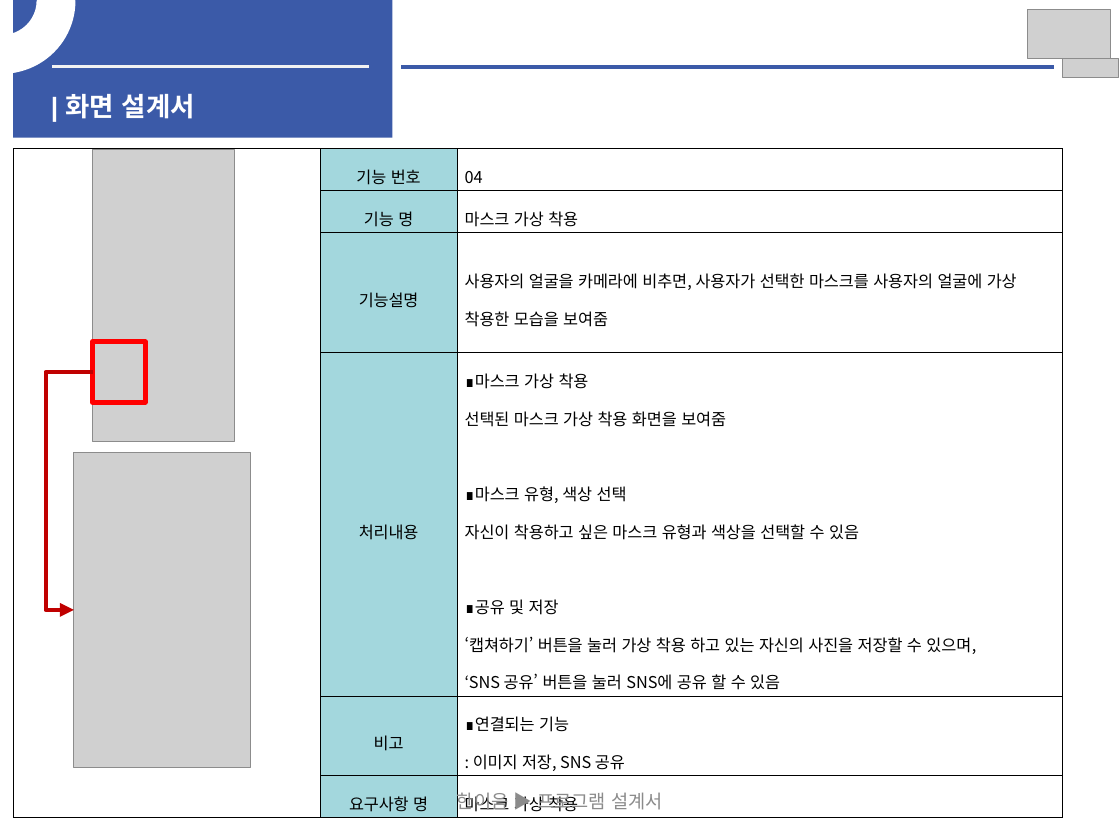
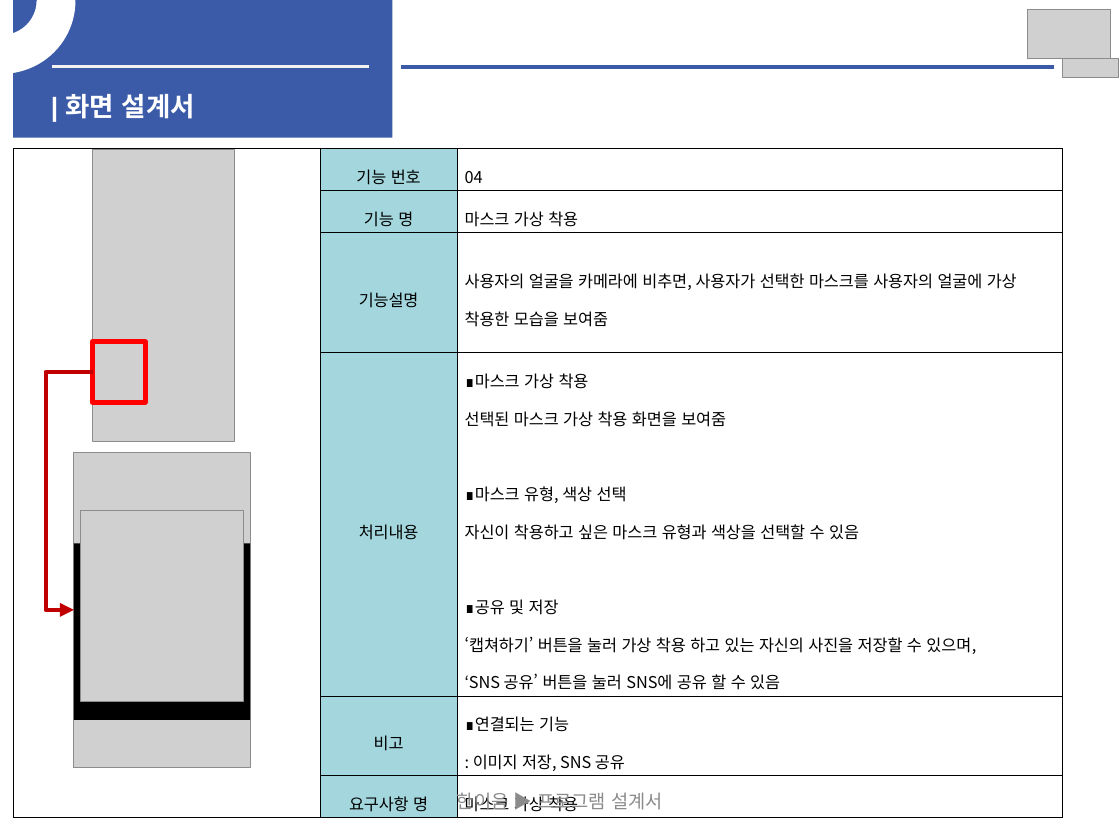
Before and after one commit to longBright/Hanium_Prj, a slide deck: slide 13 of 01_Documents/01_보고서/05_개발보고(2차)/SW개발_HW제작설계서_일반_2차초안.pptx. Drawn at 1120x840 pixels with LibreOffice and Linux fonts; fonts in the diff are those of the drawing; grey boxes stand for pictures. Boxes give left, top, right and bottom in pixels: in the first picture for what was removed or moved away, otherwise in the second. Text is boxed around its words. In the diff, an @@ line names an element or a change of style, - is before the commit and + after.

```diff
--- a/01_Documents/01_보고서/05_개발보고(2차)/SW개발_HW제작설계서_일반_2차초안.pptx
+++ b/01_Documents/01_보고서/05_개발보고(2차)/SW개발_HW제작설계서_일반_2차초안.pptx
@@ picture added at (81,511,243,702) @@
@@ rectangle added at (74,543,250,719), fill #000000 @@
```
Also in this commit, not shown: 1 other file.
